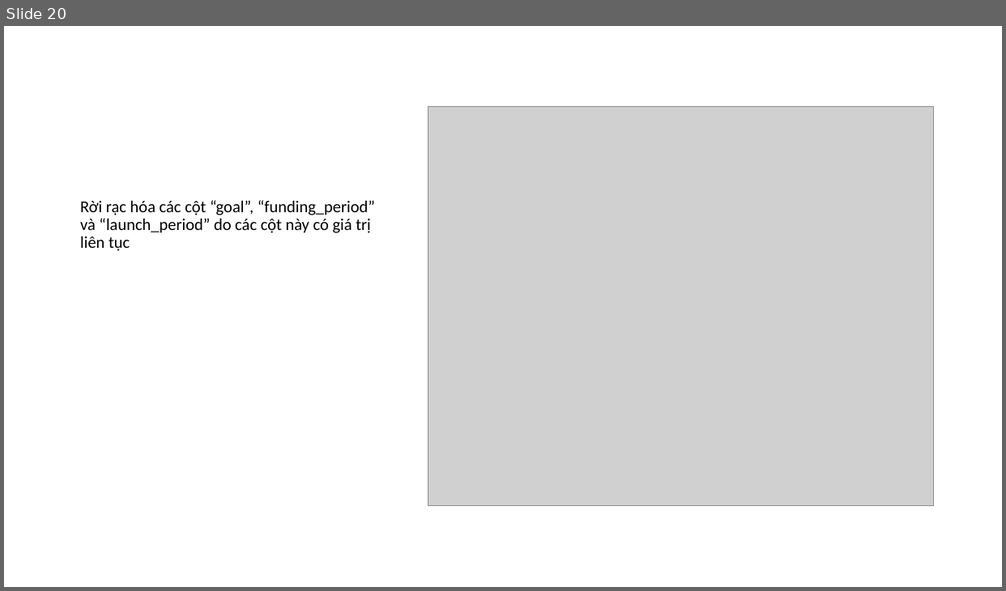
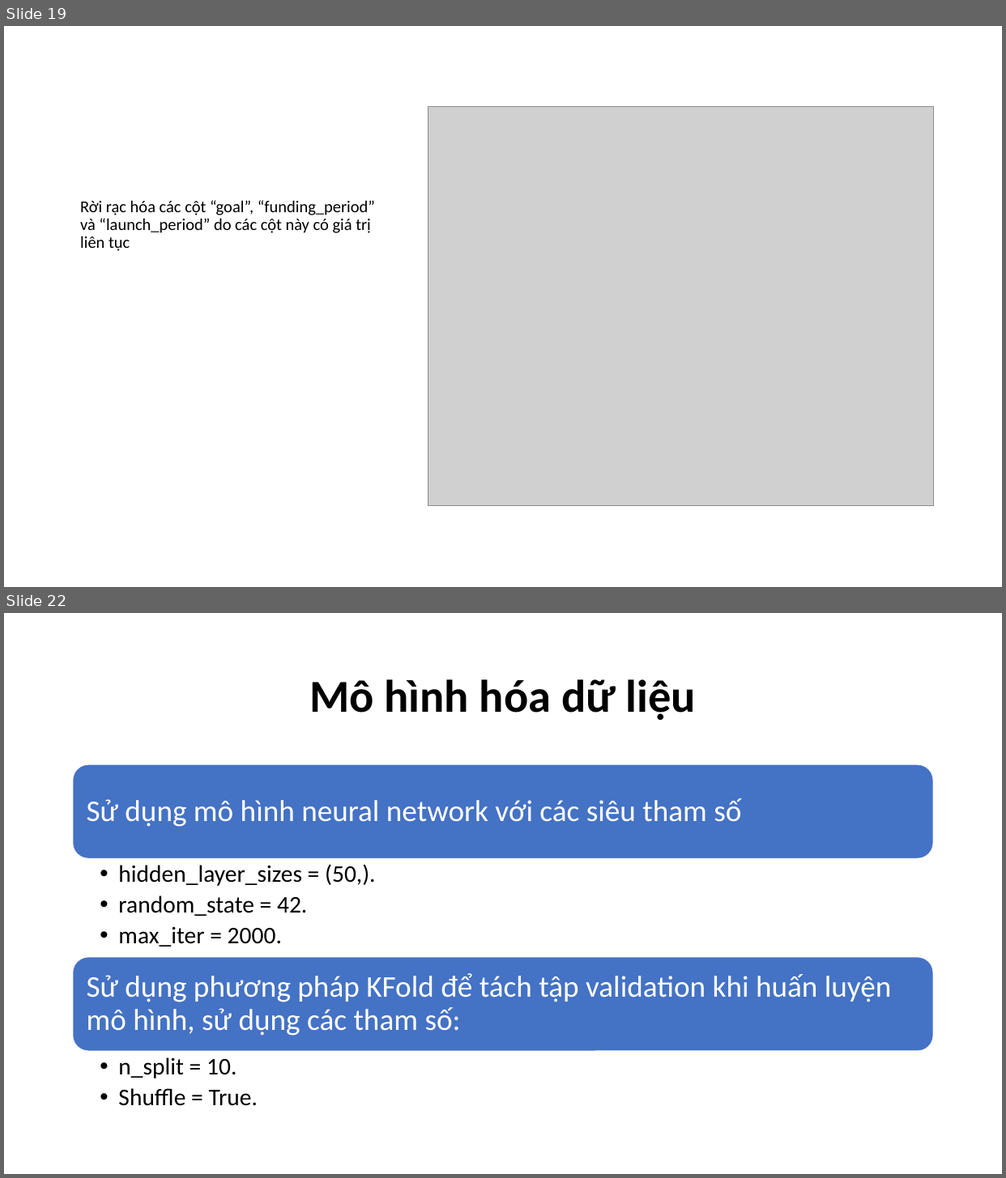
Before and after one commit to XQuyTran/DataScience_Project_HCMUS, a slide deck: presentation/Slide.pptx. Shown one above the other, each under a label of ours: slide 20 before the commit, slides 19 and 22 after it; the slides between them are not shown. The pictures are 1006x591 and 1006x1178 pixels, drawn with LibreOffice and Linux fonts; fonts in the diff are those of the drawing; grey boxes stand for pictures. Boxes give left, top, right and bottom in pixels: in the first picture for what was removed or moved away, otherwise in the second. Text is boxed around its words. In the diff, an @@ line names an element or a change of style, - is before the commit and + after.

```diff
--- a/presentation/Slide.pptx
+++ b/presentation/Slide.pptx
@@ slide 22 added at [4, 613, 1002, 1174], background #FFFFFF @@
@@ title added at [309, 679, 696, 720], 44 pt, text #000000, bold @@
+Mô hình hóa dữ liệu
@@ group added at [73, 764, 934, 1106]: 4 texts, 2 rounded rectangles @@
+Sử dụng mô hình neural network với các siêu tham số
+  • hidden_layer_sizes = (50,).
+  • random_state = 42.
+  • max_iter = 2000.
+Sử dụng phương pháp KFold để tách tập validation khi huấn luyện mô hình, sử dụng các tham số:
+  • n_split = 10.
+  • Shuffle = True.
@@ what was slide 20 is now slide 19 @@
```
Also in this commit, not shown: 9 slides changed, 8 other slides added, 5 slides removed, 1 other file.
